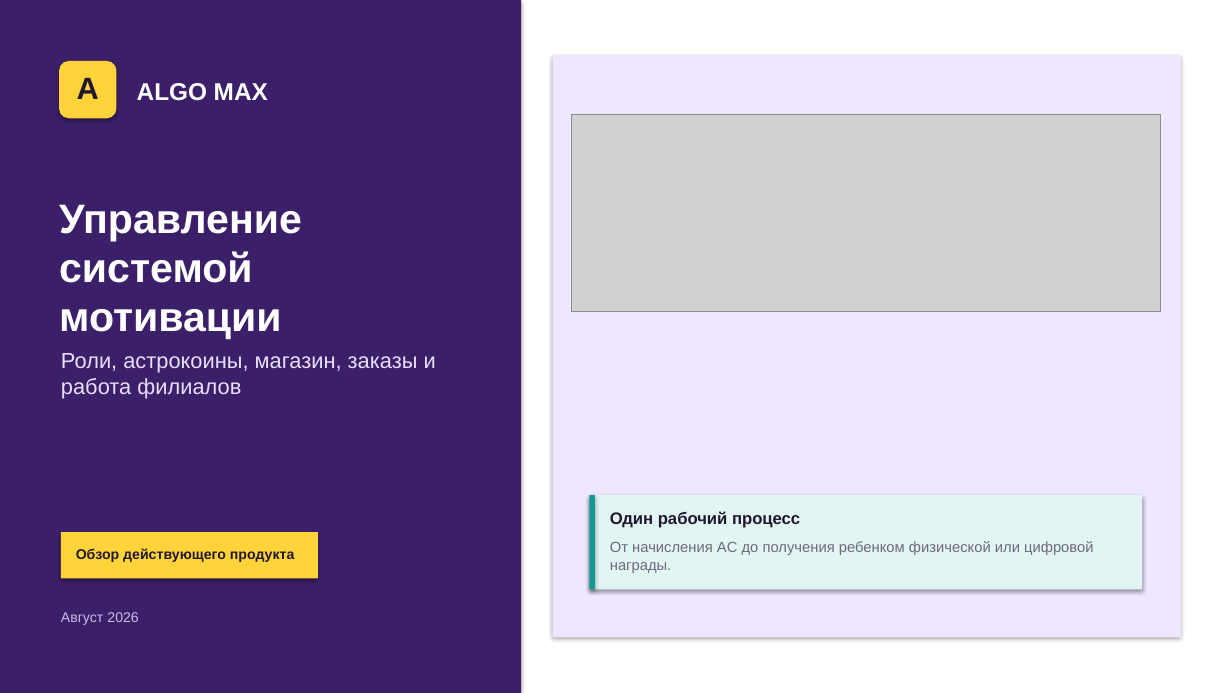
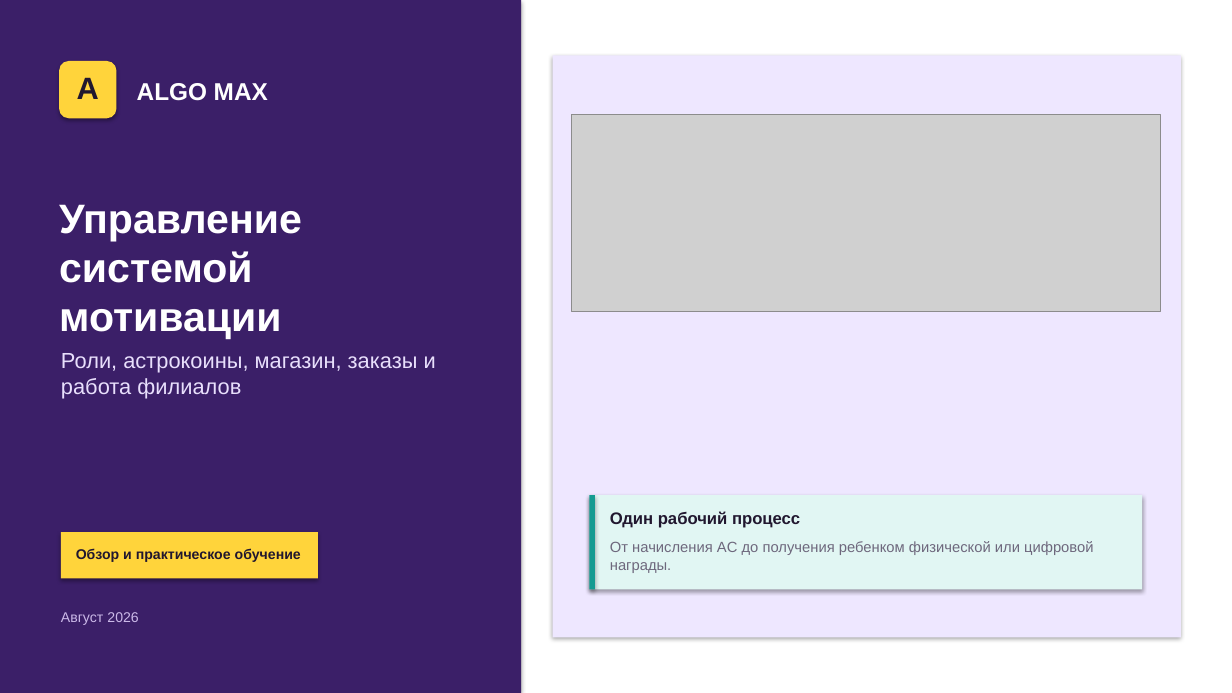
Before and after one commit to ImDoubleU/algo-bot-max, a slide deck: slide 1 of docs/Algo_MAX_Презентация_продукта.pptx. Drawn at 1232x693 pixels with LibreOffice and Linux fonts; fonts in the diff are those of the drawing; grey boxes stand for pictures. Boxes give left, top, right and bottom in pixels: in the first picture for what was removed or moved away, otherwise in the second. Text is boxed around its words. In the diff, an @@ line names an element or a change of style, - is before the commit and + after.

```diff
--- a/docs/Algo_MAX_Презентация_продукта.pptx
+++ b/docs/Algo_MAX_Презентация_продукта.pptx
@@ text at bbox=[76, 548, 301, 562]: text changed @@
-Обзор действующего продукта
+Обзор и практическое обучение
```
Also in this commit, not shown: 1 other slide changed, 16 slides added, 12 other files.
